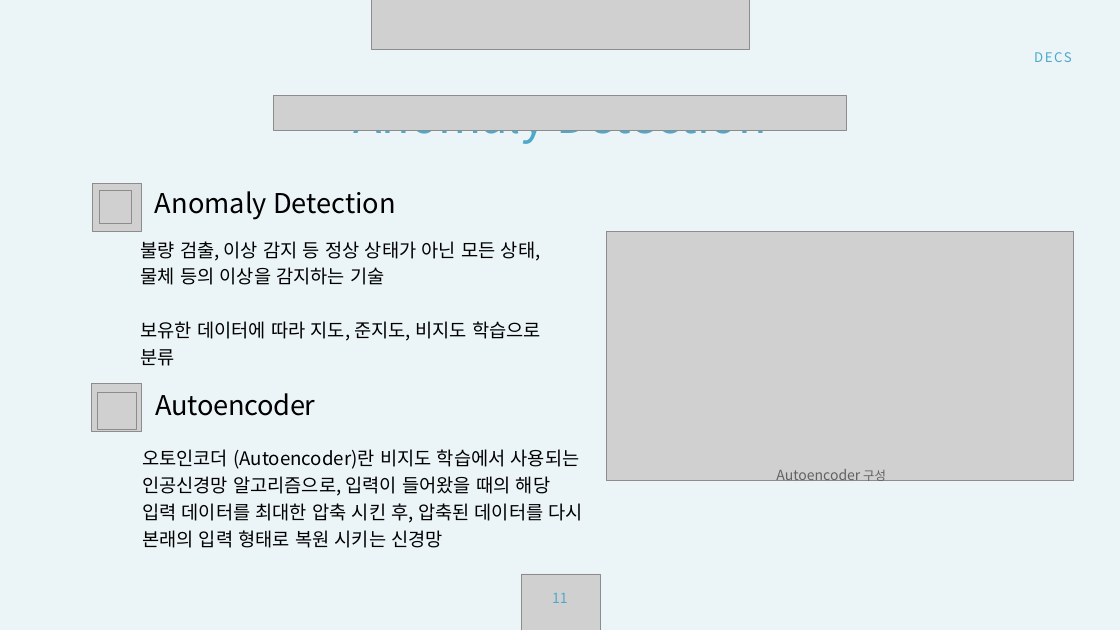
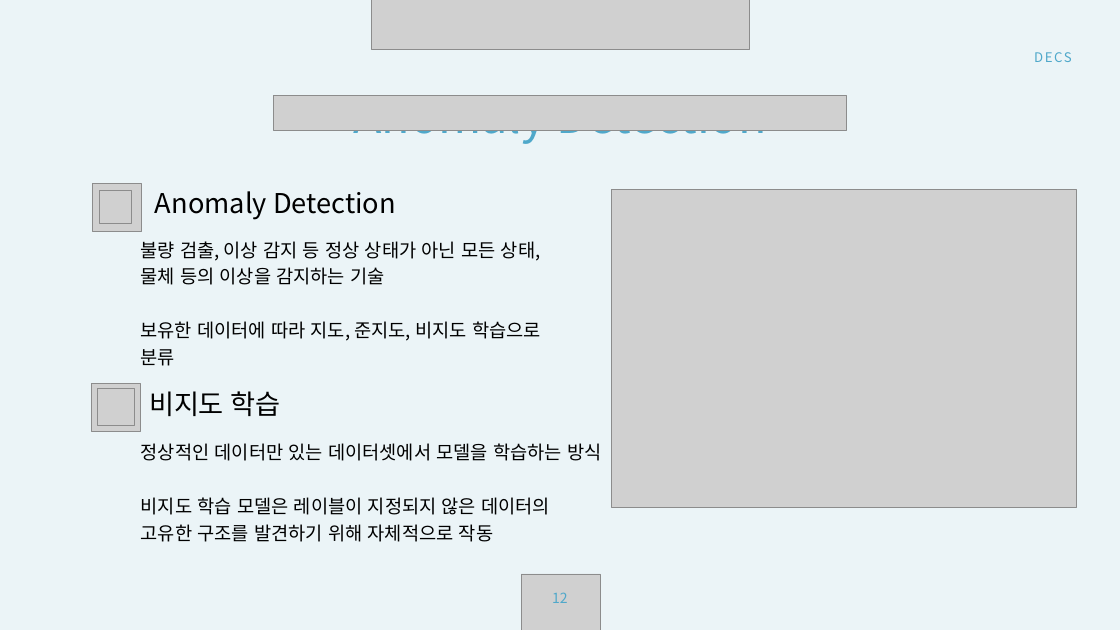
Before and after one commit to DAU-FAIRDAY-DECS/Documents, a slide deck: slide 11 of 발표 자료/DECS_5차 발표 자료.pptx. Drawn at 1120x630 pixels with LibreOffice and Linux fonts; fonts in the diff are those of the drawing; grey boxes stand for pictures; background and template pictures are left out. Boxes give left, top, right and bottom in pixels: in the first picture for what was removed or moved away, otherwise in the second. Text is boxed around its words. In the diff, an @@ line names an element or a change of style, - is before the commit and + after.

```diff
--- a/발표 자료/DECS_5차 발표 자료.pptx
+++ b/발표 자료/DECS_5차 발표 자료.pptx
@@ picture: place and size @@
-picture at (606,231,1074,480)
+picture at (612,189,1077,507)
@@ picture: place and size @@
-picture at (97,392,136,430)
+picture at (97,389,134,426)
@@ text added at (149,391,281,416), 35 pt, text #000000 @@
+비지도 학습
@@ text removed at (156,393,316,416) @@
-Autoencoder
@@ text added at (141,443,601,542), 24 pt, text #000000 @@
+정상적인 데이터만 있는 데이터셋에서 모델을 학습하는 방식
+비지도 학습 모델은 레이블이 지정되지 않은 데이터의
+고유한 구조를 발견하기 위해 자체적으로 작동
@@ text removed at (142,449,583,548) @@
-오토인코더 (Autoencoder)란 비지도 학습에서 사용되는 인공신경망 알고리즘으로, 입력이 들어왔을 때의 해당 입력 데이터를 최대한 압축 시킨 후, 압축된 데이터를 다시 본래의 입력 형태로 복원 시키는 신경망
@@ text removed at (776,469,886,481) @@
-Autoencoder 구성
@@ text at (552,592,568,603): text changed @@
-11
+12
```
Also in this commit, not shown: 3 other slides changed, 2 slides added.
